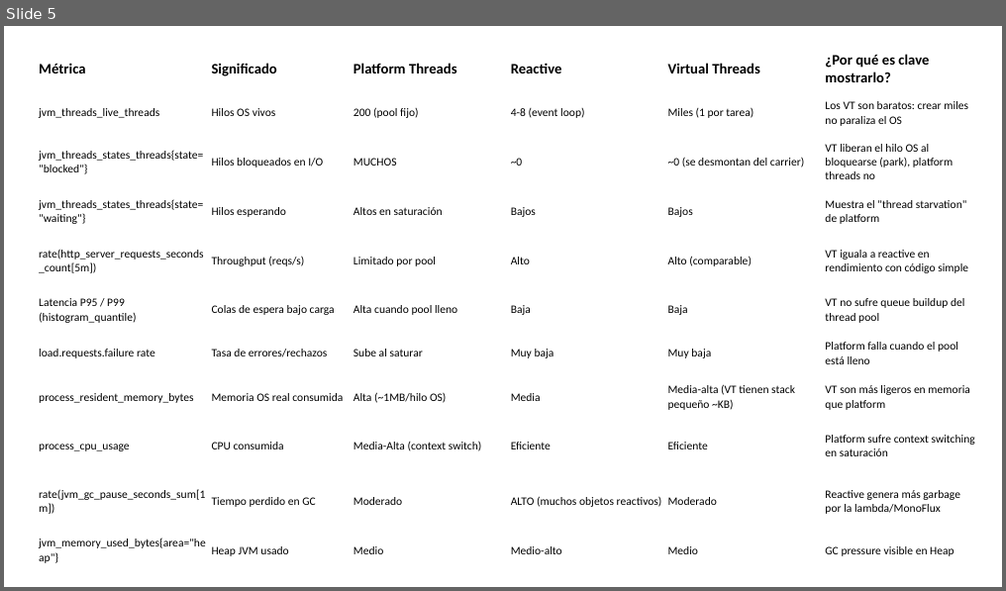
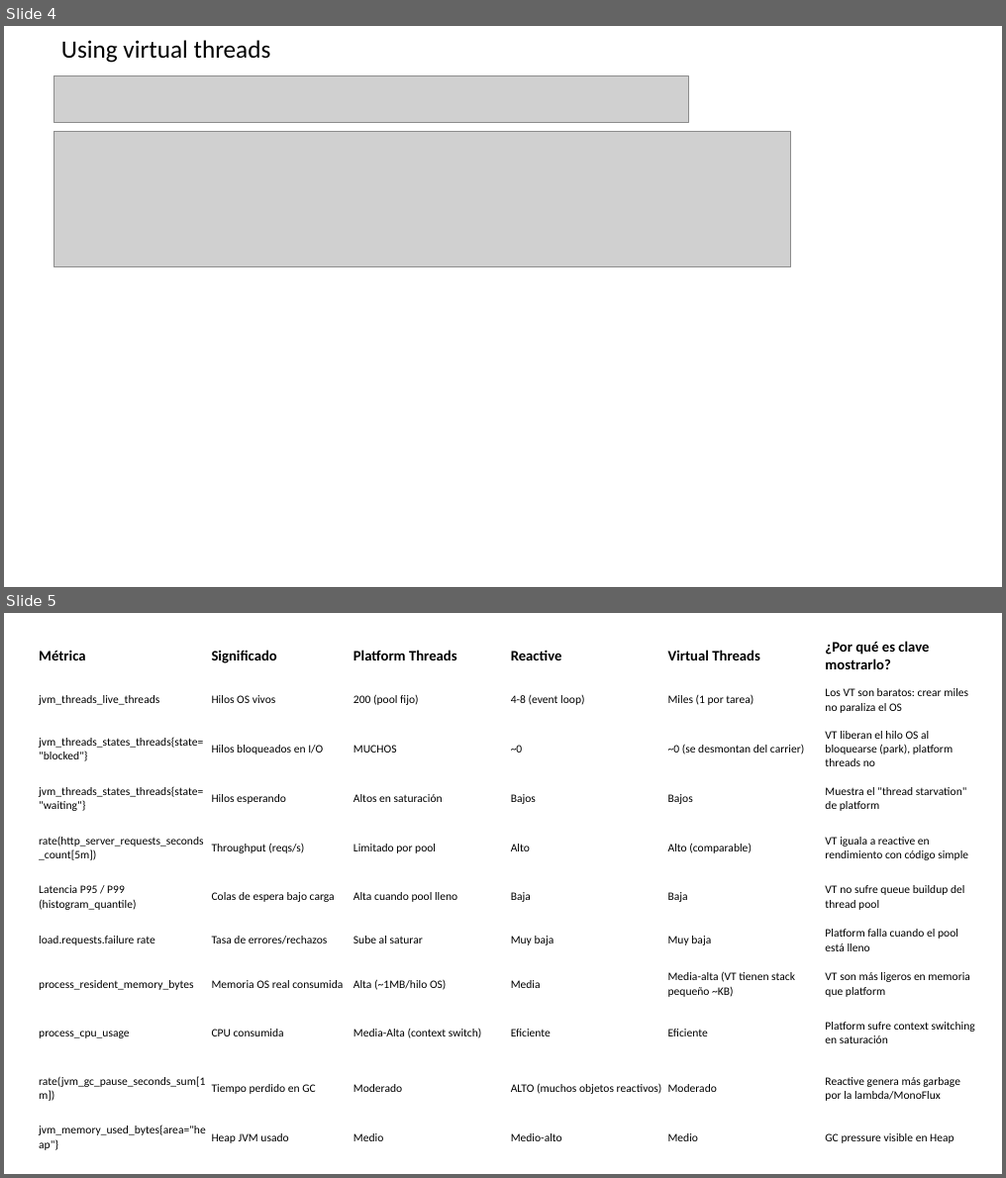
Before and after one commit to bjabinn/javaDarkThreads, a slide deck: Presentation1.pptx. Shown one above the other, each under a label of ours: slide 5 before the commit, slides 4 and 5 after it. The pictures are 1006x591 and 1006x1178 pixels, drawn with LibreOffice and Linux fonts; fonts in the diff are those of the drawing; grey boxes stand for pictures. Boxes give left, top, right and bottom in pixels: in the first picture for what was removed or moved away, otherwise in the second. Text is boxed around its words. In the diff, an @@ line names an element or a change of style, - is before the commit and + after.

```diff
--- a/Presentation1.pptx
+++ b/Presentation1.pptx
@@ slide 4 added at bbox=[4, 26, 1002, 587], background #FFFFFF @@
@@ text added at bbox=[61, 40, 271, 63], 24 pt, text #000000 @@
+Using virtual threads
@@ picture added at bbox=[54, 76, 688, 123] @@
@@ picture added at bbox=[54, 131, 792, 267] @@
```
Also in this commit, not shown: 3 slides changed, 4 other slides added, 5 slides removed, 3 other files.
